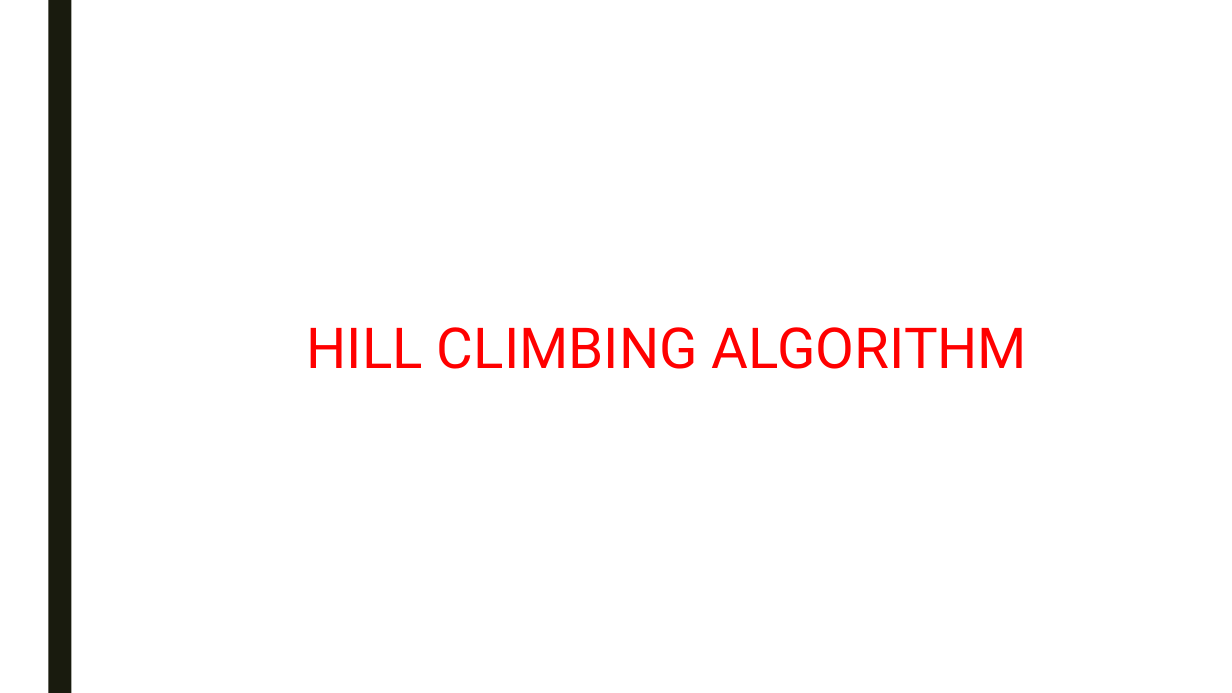
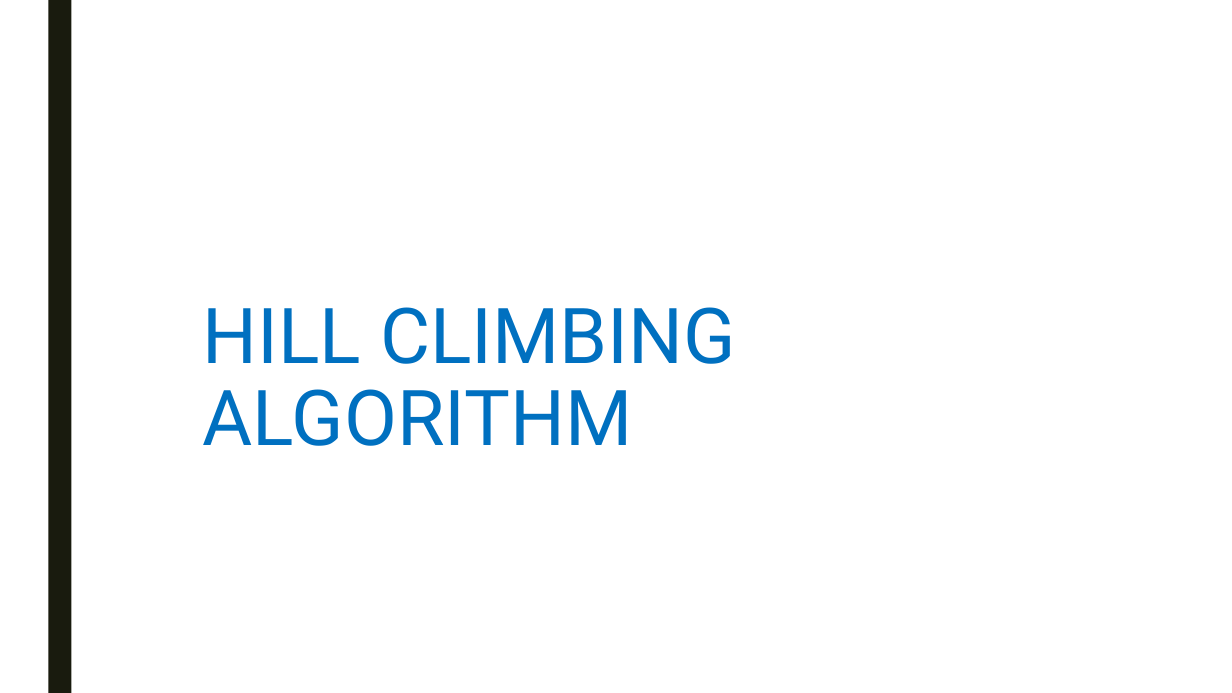
Before and after one commit to swengeler/PP3, a slide deck: slide 10 of Report, presentation and related stuff/Knapsack_problem.pptx (slide 13 before the commit). Drawn at 1232x693 pixels with LibreOffice and Linux fonts; fonts in the diff are those of the drawing. Boxes give left, top, right and bottom in pixels: in the first picture for what was removed or moved away, otherwise in the second. Text is boxed around its words. In the diff, an @@ line names an element or a change of style, - is before the commit and + after.

```diff
--- a/Report, presentation and related stuff/Knapsack_problem.pptx
+++ b/Report, presentation and related stuff/Knapsack_problem.pptx
@@ title "HILL CLIMBING ALGORITHM": place and size @@
-title "HILL CLIMBING ALGORITHM" at bbox=[307, 327, 1027, 369]
+title "HILL CLIMBING ALGORITHM" at bbox=[203, 307, 736, 446]
@@ title "HILL CLIMBING ALGORITHM" at bbox=[203, 307, 736, 446]: size 44 to 60 pt, text colour #FF0000 to #0070C0 @@
```
Also in this commit, not shown: 18 other slides changed, 2 slides added, 2 slides removed.
